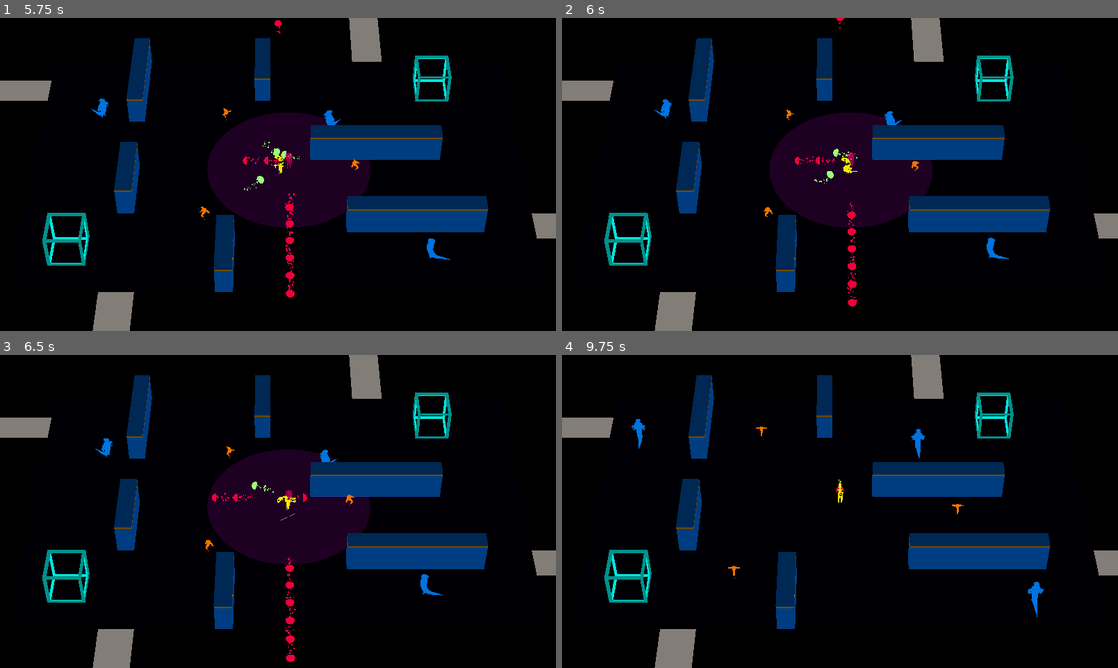
Above: before the commit, frames 1-4 (two rows, left to right).
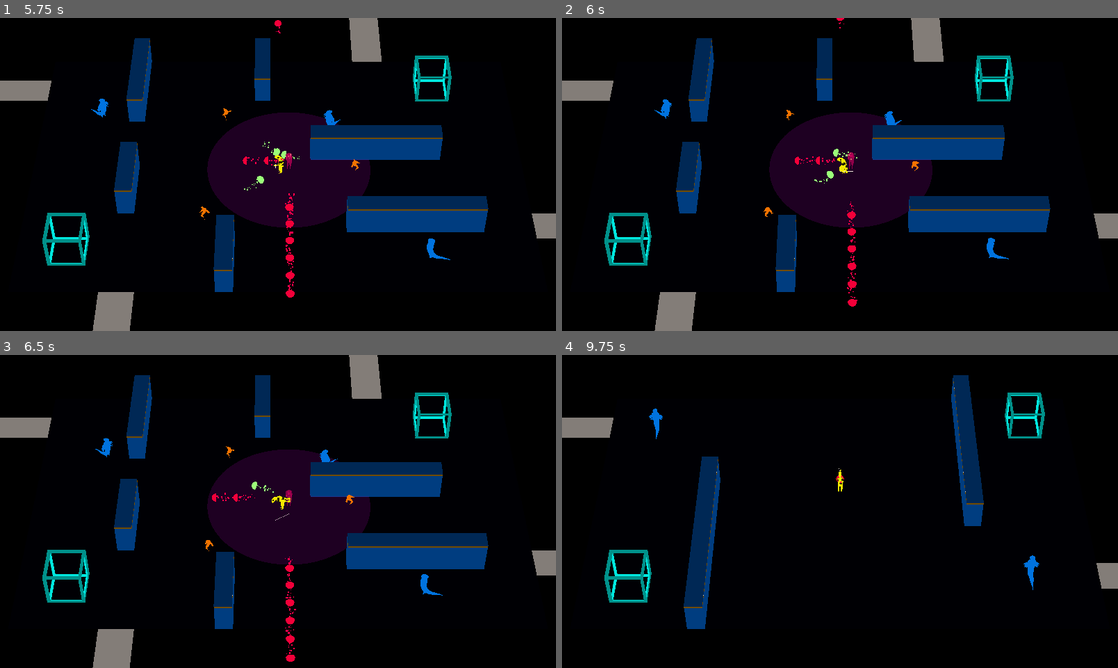
Above: after the commit, the same moments.

Repository: ralabate/30ddl
Game: Godot game, scene res://main.tscn
Two runs of this game, one before a commit and one after it. Both use one fixed random seed, a clock stepped at 60 frames per second and the inputs below.
Inputs:
- Up to frame 1 (5.75 s): tap Enter (ui_accept) at 0.5, 1.52, 1.55, 1.82, 3.02, 3.05, 3.32, 4.52, 4.55, 4.82 s; hold Right (ui_right) 0.53-1.28 s; hold Enter (ui_accept) 0.53-1.28 s; hold Down (ui_down) 1.28-2.03 s; tap S (player_decoy) at 1.35, 4.35 s; hold Right (ui_right) 2.03-2.78 s; hold Enter (ui_accept) 2.03-2.78 s; tap A (player_mine) at 2.1, 5.1 s; hold Up (ui_up) 2.78-3.53 s; tap D (player_phase) at 2.85 s; hold Enter (ui_accept) 3.53-4.28 s; hold Left (ui_left) 3.53-5.03 s; hold Down (ui_down) from 5.03 s (still down); hold Enter (ui_accept) from 5.03 s (still down)
- Up to frame 2 (6 s): release Down (ui_down) at 5.78 s; release Enter (ui_accept) at 5.78 s; hold Right (ui_right) from 5.78 s (still down); tap D (player_phase) at 5.85 s
- Up to frame 3 (6.5 s): keep holding Right (ui_right); tap Enter (ui_accept) at 6.02, 6.05, 6.32 s
- Up to frame 4 (9.75 s): release Right (ui_right) at 6.53 s; hold Up (ui_up) 6.53-7.28 s; hold Enter (ui_accept) 6.53-7.28 s; hold Right (ui_right) 7.28-8.03 s; tap S (player_decoy) at 7.35 s; tap Enter (ui_accept) at 7.52, 7.55, 7.82, 9.02, 9.05, 9.32 s; hold Down (ui_down) 8.03-8.78 s; hold Enter (ui_accept) 8.03-8.78 s; tap A (player_mine) at 8.1 s; hold Left (ui_left) 8.78-9.53 s; tap D (player_phase) at 8.85 s; hold Up (ui_up) from 9.53 s (still down); hold Enter (ui_accept) from 9.53 s (still down)

Frame 1 is identical in both runs. In frame 2, less than 0.1% of the frame differs, in the area x 49-54%, y 44-50%; in frame 3, 0.1%; in frame 4, 15%, in the area x 12-100%, y 0-100%.
Error in both runs: Invalid access of index '1' on a base object of type: 'Array[Dictionary]'. (res://common/log.gd:9)

Commit message:
Block input when playing win or lose animation

Diff:
--- a/gauntlet/player/player.gd
+++ b/gauntlet/player/player.gd
@@ -48,6 +48,10 @@
 
 
 func _physics_process(delta: float) -> void:
+	# Block input when in a cutscene (aka playing dying or winning anim)
+	if current_animated_mesh.name == "lizardprince_win" or current_animated_mesh.name == "lizardprince_die":
+		return
+
 	# Shooting
 	if Input.is_action_pressed("ui_accept") and can_shoot:
 		shoot.emit(
@@ -114,7 +118,7 @@
 	anim.get_node("AnimationPlayer").play(anim.name)
 
 	current_animated_mesh = anim
-
+	Log.info("Anim name: " +  anim.name)
 
 func toggle_invisibility_material(on: bool) -> void:
 	var mesh = current_animated_mesh.get_node("Skeleton3D/Mesh") as MeshInstance3D
